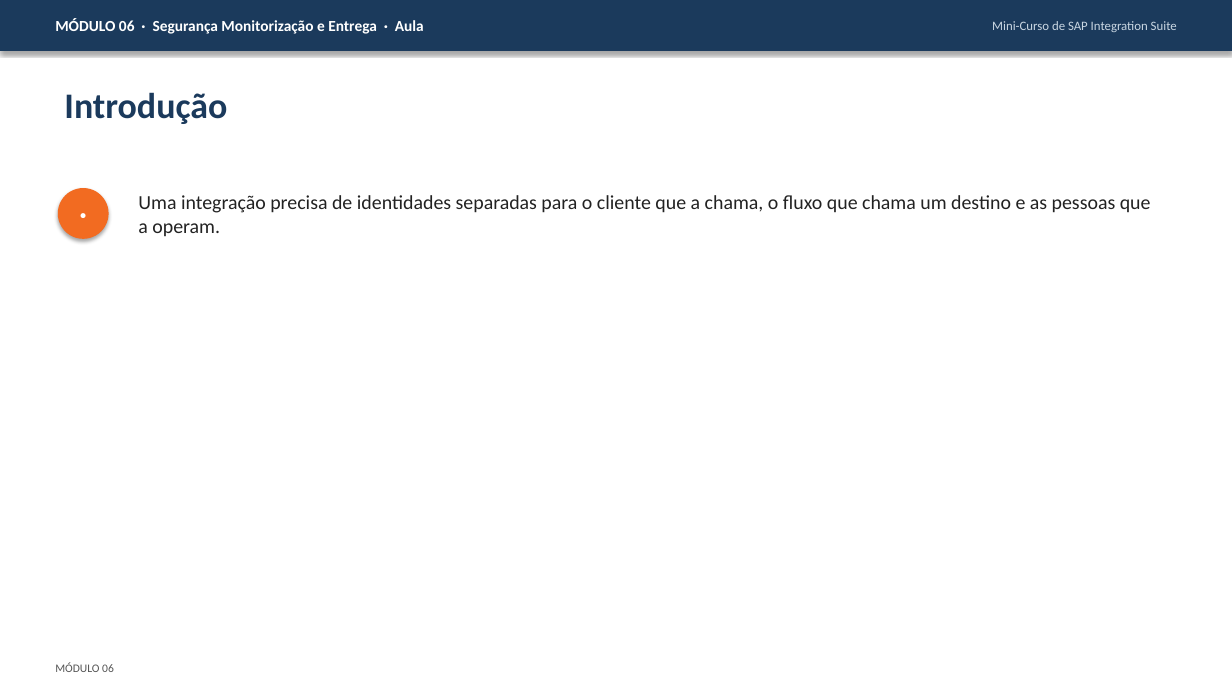
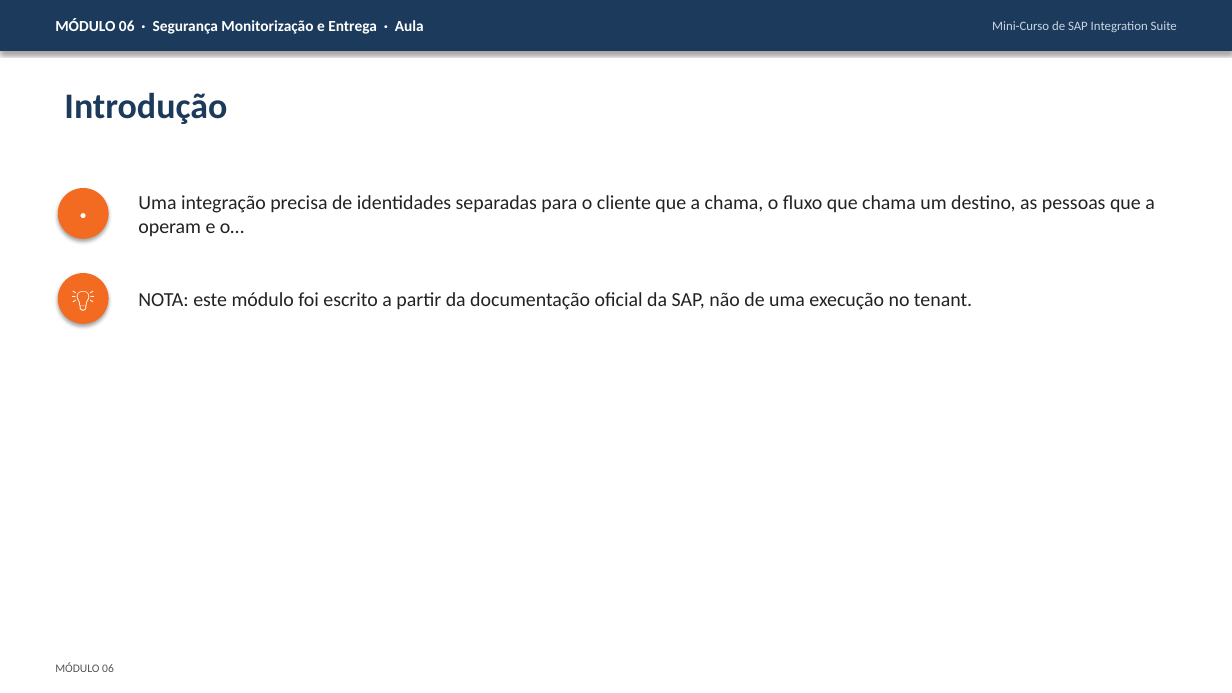
Before and after one commit to AdrianoHebreu/estudos, a slide deck: slide 3 of Integration_suite_studies/06-Seguranca-Monitorizacao-e-Entrega/06-Seguranca-Monitorizacao-e-Entrega.pptx. Drawn at 1232x693 pixels with LibreOffice and Linux fonts; fonts in the diff are those of the drawing. Boxes give left, top, right and bottom in pixels: in the first picture for what was removed or moved away, otherwise in the second. Text is boxed around its words. In the diff, an @@ line names an element or a change of style, - is before the commit and + after.

Commit message:
Aprofundar o curso de Integration Suite a partir da documentação oficial SAP (módulos 00 a 12, exercícios com níveis)
Módulos 00 e 02 a 12 reescritos com rótulos Documentado, Observado e Por testar; módulo 01 com observações do tenant; exercícios 1 a 34 e soluções com níveis; Office regenerado; ESTADO e READMEs atualizados (atribuição CC-BY 4.0).

```diff
--- a/Integration_suite_studies/06-Seguranca-Monitorizacao-e-Entrega/06-Seguranca-Monitorizacao-e-Entrega.pptx
+++ b/Integration_suite_studies/06-Seguranca-Monitorizacao-e-Entrega/06-Seguranca-Monitorizacao-e-Entrega.pptx
@@ text at (x1=138, y1=195, x2=1155, y2=236): text changed @@
-Uma integração precisa de identidades separadas para o cliente que a chama, o fluxo que chama um destino e as pessoas que a operam.
+Uma integração precisa de identidades separadas para o cliente que a chama, o fluxo que chama um destino, as pessoas que a operam e o…
@@ ellipse added at (x1=57, y1=274, x2=108, y2=324), fill #F26B21, 18 pt, text #FFFFFF @@
+💡
@@ text added at (x1=138, y1=292, x2=972, y2=310), 15.5 pt, text #222222 @@
+NOTA: este módulo foi escrito a partir da documentação oficial da SAP, não de uma execução no tenant.
```
Also in this commit, not shown: 11 other slides changed, 27 slides added, 47 other files.
